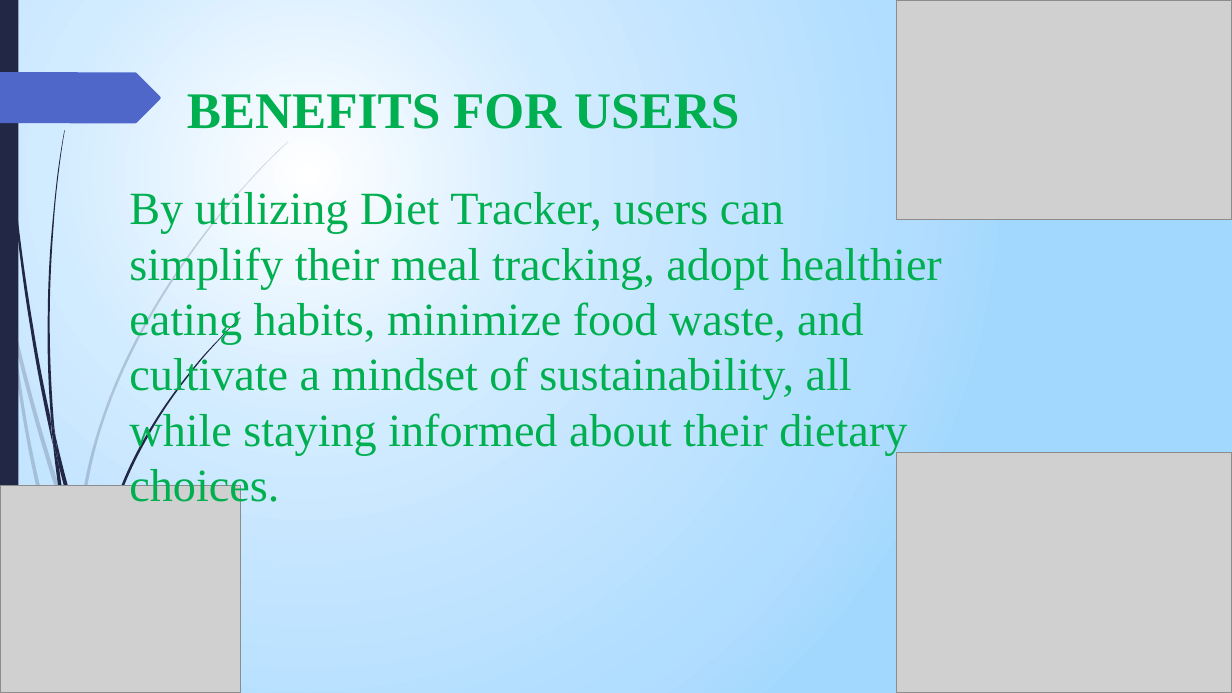
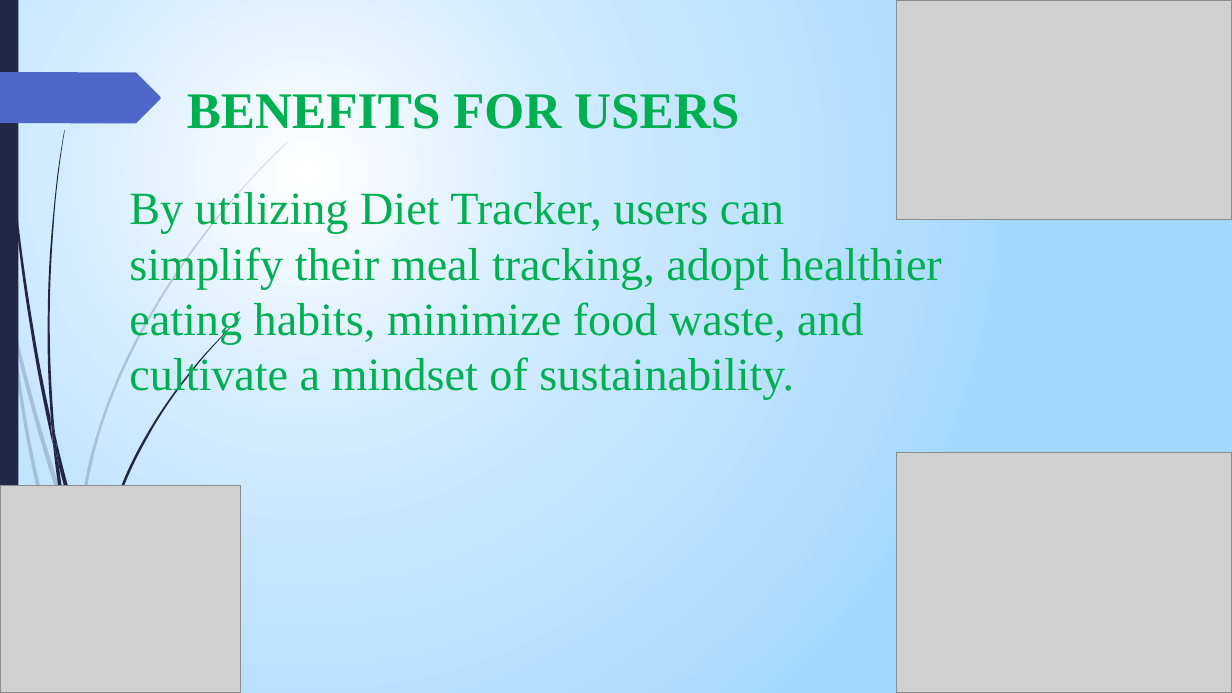
Before and after one commit to valary-esendi/project_pitch_decks, a slide deck: slide 4 of flutter pitch deck.pptx. Drawn at 1232x693 pixels with LibreOffice and Linux fonts; fonts in the diff are those of the drawing; grey boxes stand for pictures. Boxes give left, top, right and bottom in pixels: in the first picture for what was removed or moved away, otherwise in the second. Text is boxed around its words. In the diff, an @@ line names an element or a change of style, - is before the commit and + after.

```diff
--- a/flutter pitch deck.pptx
+++ b/flutter pitch deck.pptx
@@ text at [129,189,941,400]: text changed @@
-By utilizing Diet Tracker, users can simplify their meal tracking, adopt healthier eating habits, minimize food waste, and cultivate a mindset of sustainability, all while staying informed about their dietary choices.
+By utilizing Diet Tracker, users can simplify their meal tracking, adopt healthier eating habits, minimize food waste, and cultivate a mindset of sustainability.
```
